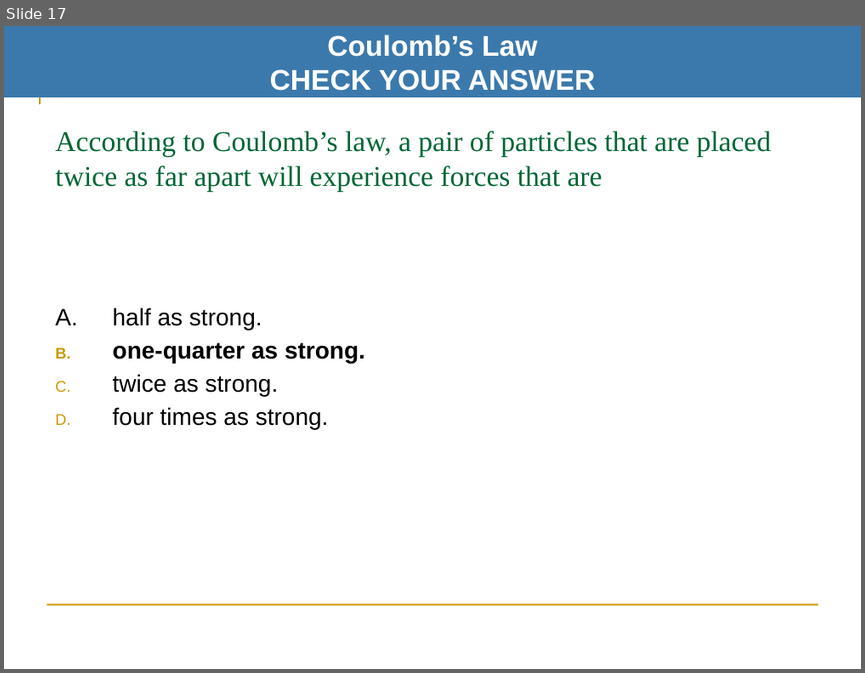
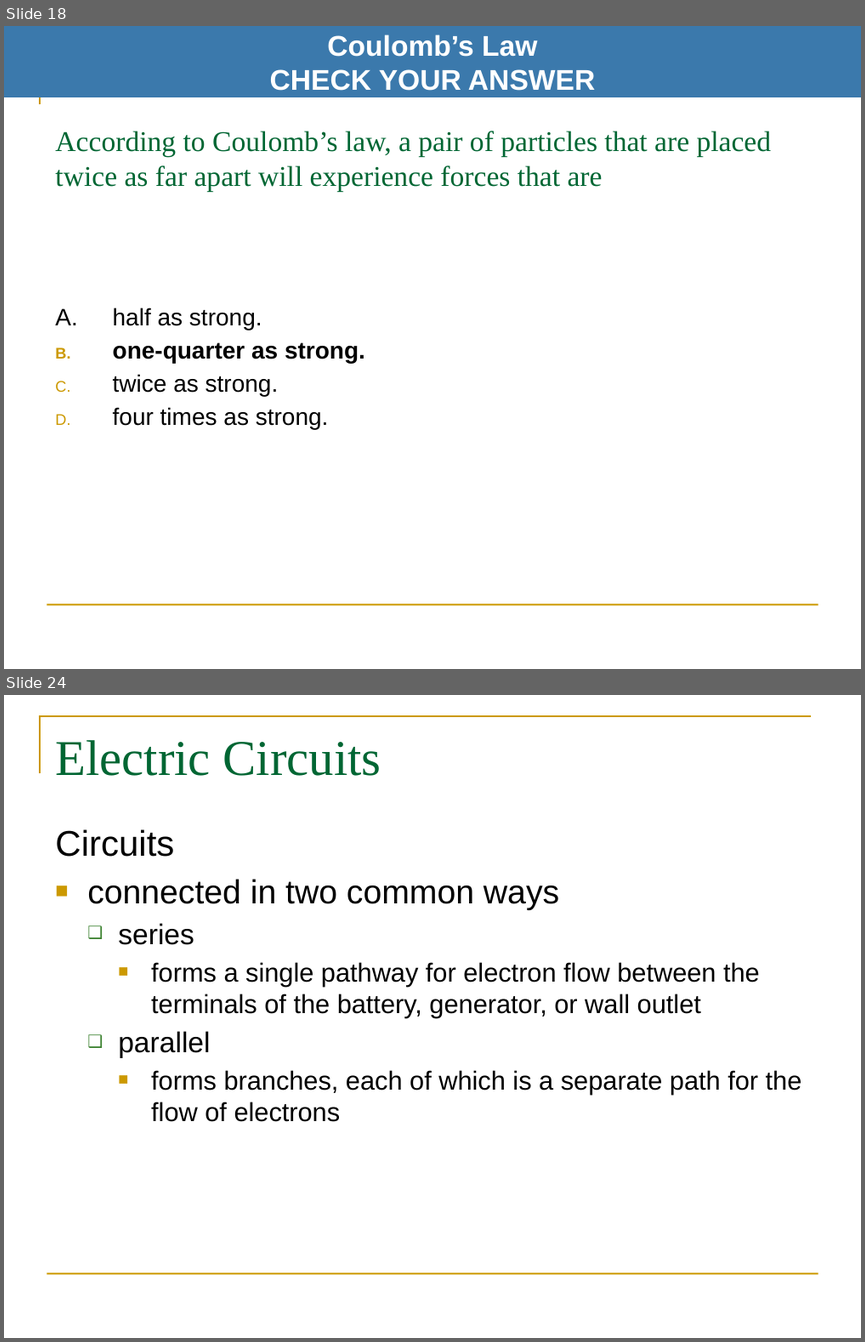
Before and after one commit to pcomitz/physics, a slide deck: mod4_wk6/phy_wk6_mod4_part1.pptx. Shown one above the other, each under a label of ours: slide 17 before the commit, slides 18 and 24 after it; the slides between them are not shown. The pictures are 865x673 and 865x1342 pixels, drawn with LibreOffice and Linux fonts; fonts in the diff are those of the drawing. Boxes give left, top, right and bottom in pixels: in the first picture for what was removed or moved away, otherwise in the second. Text is boxed around its words. In the diff, an @@ line names an element or a change of style, - is before the commit and + after.

```diff
--- a/mod4_wk6/phy_wk6_mod4_part1.pptx
+++ b/mod4_wk6/phy_wk6_mod4_part1.pptx
@@ slide 24 added at [4,695,861,1338], background #FFFFFF; not listed: 2 template elements that a slide beside it also shows @@
@@ title added at [55,740,381,776], 42 pt, text #006633 @@
+Electric Circuits
@@ text added at [55,829,802,1122], 22 pt, text #000000 @@
+Circuits
+■ connected in two common ways
+  ❑ series
+    ■ forms a single pathway for electron flow between the terminals of the battery, generator, or wall outlet
+  ❑ parallel
+    ■ forms branches, each of which is a separate path for the flow of electrons
@@ what was slide 17 is now slide 18 @@
```
Also in this commit, not shown: 11 slides changed, 5 other slides added, 3 slides removed.
